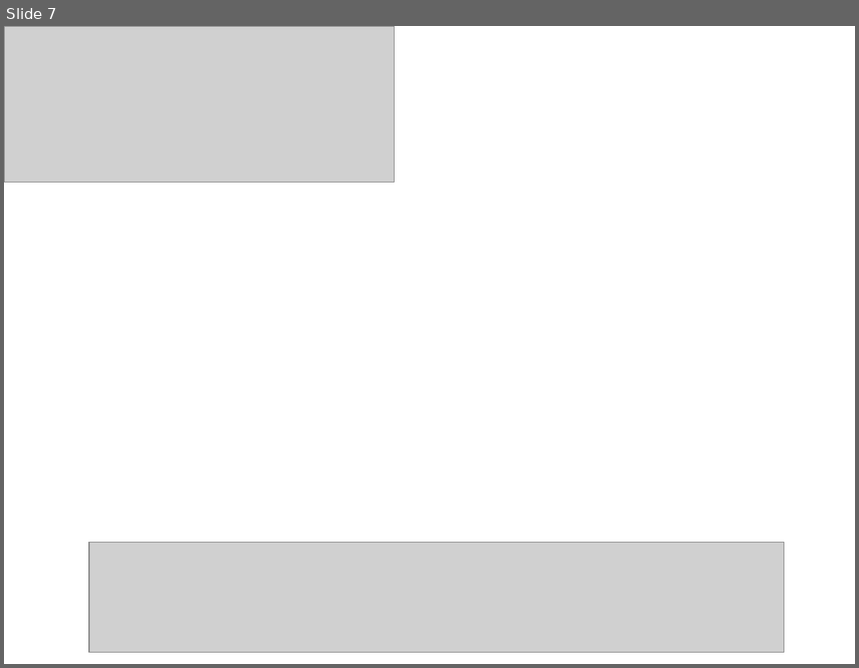
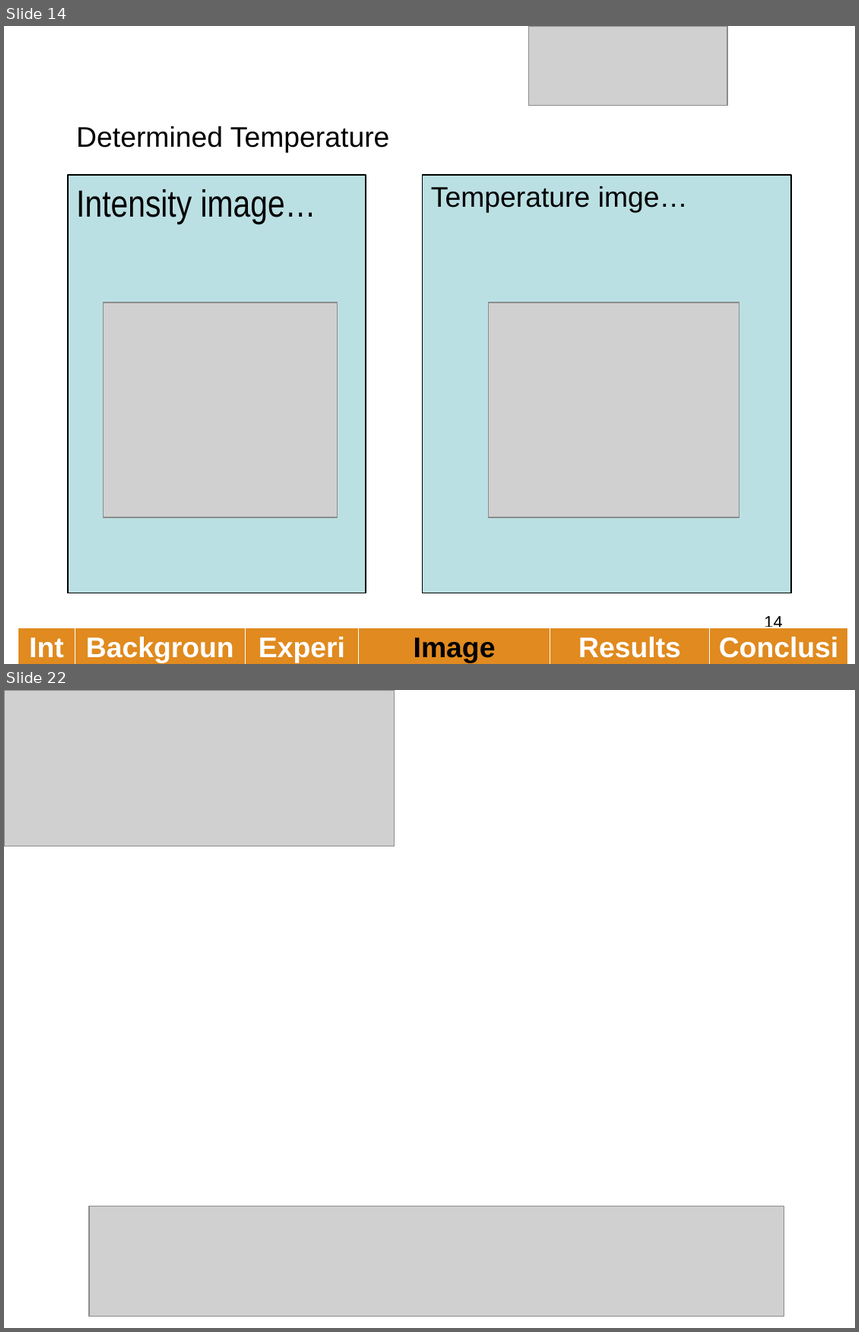
Before and after one commit to caplanda/Spark-Kernels-SciTech-Presentation, a slide deck: Spark Kernels v1.pptx. Shown one above the other, each under a label of ours: slide 7 before the commit, slides 14 and 22 after it; the slides between them are not shown. The pictures are 859x668 and 859x1332 pixels, drawn with LibreOffice and Linux fonts; fonts in the diff are those of the drawing; grey boxes stand for pictures; background and template pictures are left out. Boxes give left, top, right and bottom in pixels: in the first picture for what was removed or moved away, otherwise in the second. Text is boxed around its words. In the diff, an @@ line names an element or a change of style, - is before the commit and + after.

```diff
--- a/Spark Kernels v1.pptx
+++ b/Spark Kernels v1.pptx
@@ slide 14 added at bbox=[4, 26, 855, 664], background picture (left out) @@
@@ picture added at bbox=[529, 26, 728, 105] @@
@@ title added at bbox=[76, 126, 390, 153], 24 pt, text #000000 @@
+Determined Temperature
@@ text added at bbox=[68, 175, 366, 594], fill #BBE0E3, outline #000000 0.75 pt, 32 pt, text #000000 @@
+Intensity image…
@@ rectangle added at bbox=[423, 175, 791, 594], fill #BBE0E3, outline #000000 0.75 pt, 24 pt, text #000000 @@
+Temperature imge…
@@ picture added at bbox=[104, 303, 338, 518] @@
@@ picture added at bbox=[488, 303, 740, 518] @@
@@ page number added at bbox=[764, 617, 782, 632], 14 pt, text #000000 @@
+14
@@ table added at bbox=[18, 628, 848, 664], 1 rows, 6 columns @@
+Intro | Background | Experiment | Image Processing | Results | Conclusions
@@ what was slide 7 is now slide 22 @@
```
Also in this commit, not shown: 5 slides changed, 15 other slides added, 2 other files.
